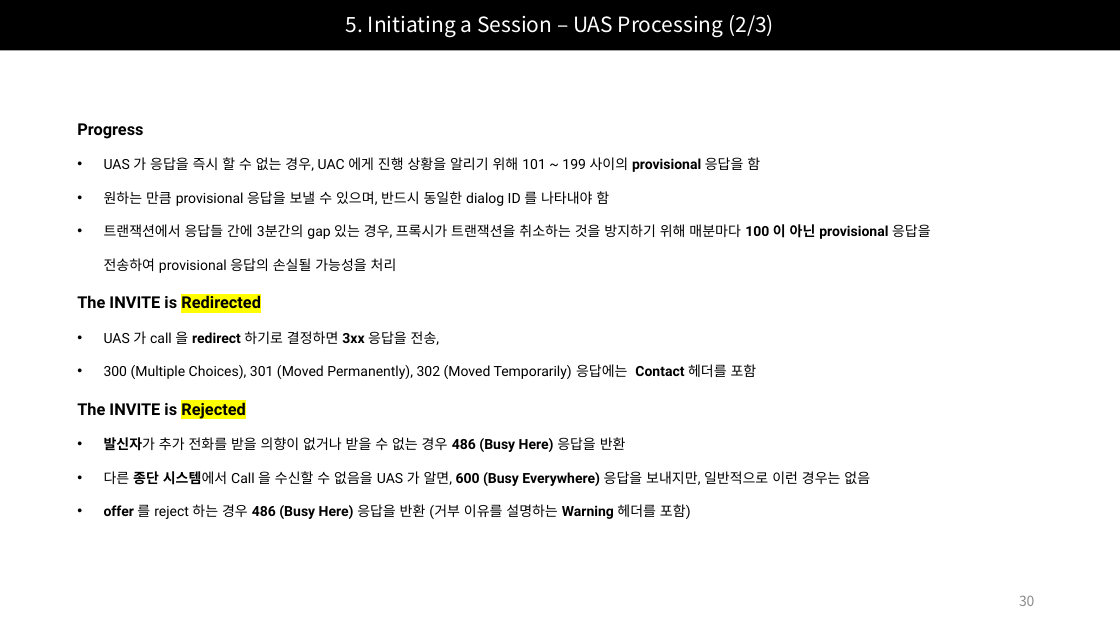
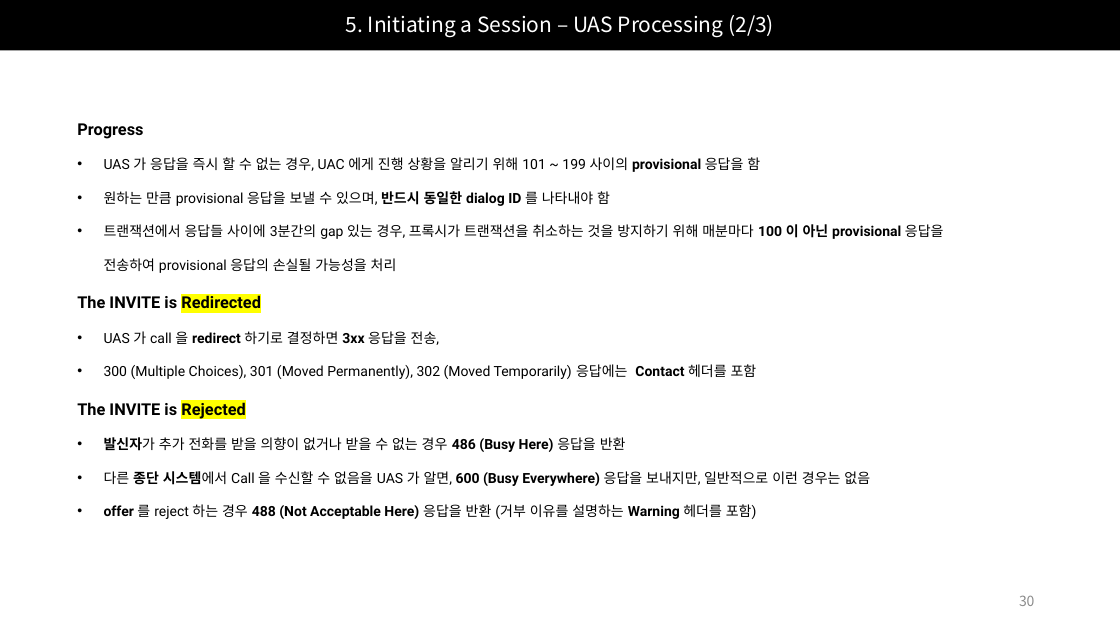
Before and after one commit to Epsilonely/SIP-Survey, a slide deck: slide 30 of 세미나 2차.pptx. Drawn at 1120x630 pixels with LibreOffice and Linux fonts; fonts in the diff are those of the drawing. Boxes give left, top, right and bottom in pixels: in the first picture for what was removed or moved away, otherwise in the second. Text is boxed around its words. In the diff, an @@ line names an element or a change of style, - is before the commit and + after.

```diff
--- a/세미나 2차.pptx
+++ b/세미나 2차.pptx
@@ text at (x1=104, y1=191, x2=610, y2=206): bold on in "반드시 동일한 dialog ID" @@
@@ text at (x1=104, y1=224, x2=944, y2=273): text changed @@
-• 트랜잭션에서 응답들 간에 3분간의 gap 있는 경우, 프록시가 트랜잭션을 취소하는 것을 방지하기 위해 매분마다 100 이 아닌 provisional 응답을
-  전송하여 provisional 응답의 손실될 가능성을 처리
+• 트랜잭션에서 응답들 사이에 3분간의 gap 있는 경우, 프록시가 트랜잭션을 취소하는 것을 방지하기 위해 매분마다 100 이 아닌 provisional 응답을
+  전송하여 provisional 응답의 손실될 가능성을 처리
@@ text at (x1=104, y1=504, x2=757, y2=519): text changed; bold on @@
-• offer 를 reject 하는 경우 486 (Busy Here) 응답을 반환 (거부 이유를 설명하는 Warning 헤더를 포함)
+• offer 를 reject 하는 경우 488 (Not Acceptable Here) 응답을 반환 (거부 이유를 설명하는 Warning 헤더를 포함)
```
Also in this commit, not shown: 24 other slides changed.
